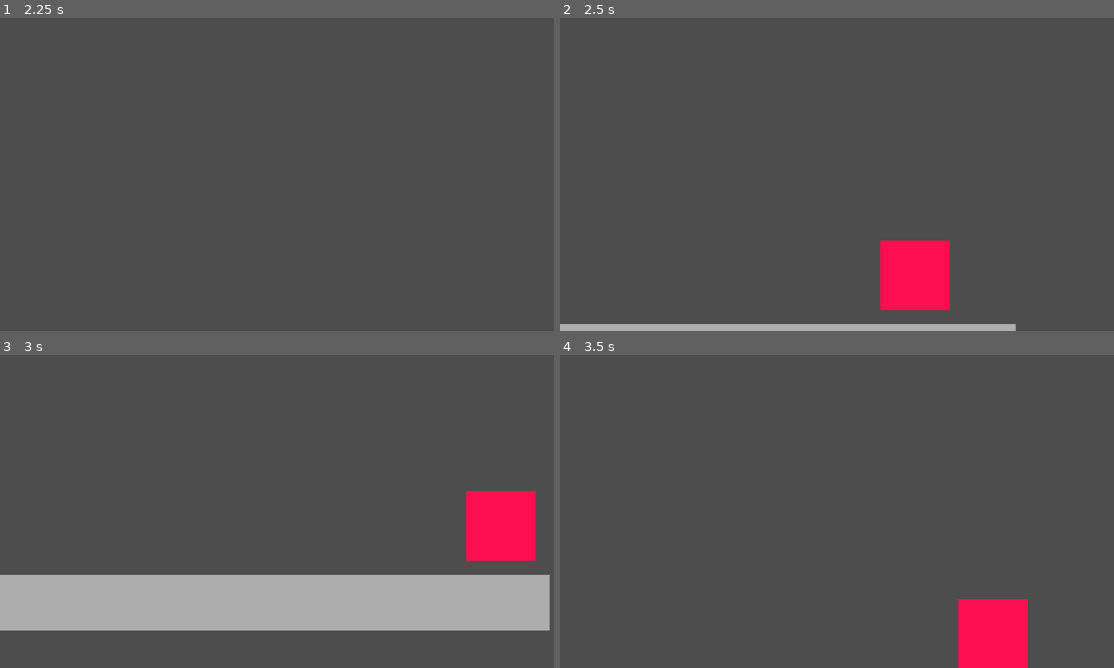
Above: before the commit, frames 1-4 (two rows, left to right).
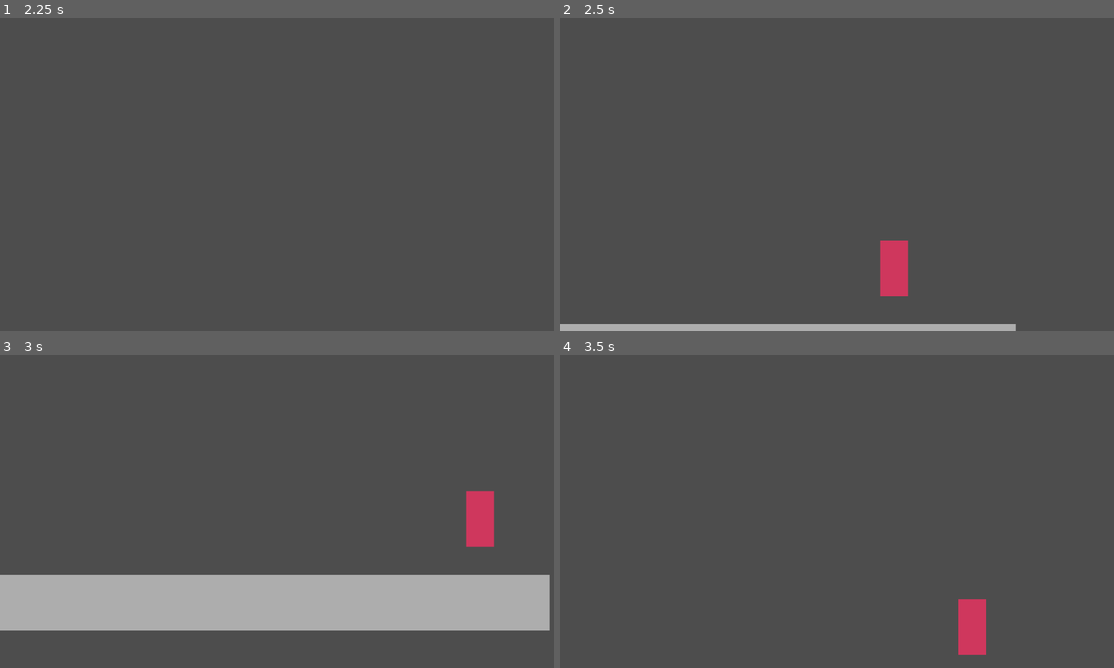
Above: after the commit, the same moments.

Repository: s29741-pj/SGD_DropPod
Game: Godot game, scene res://scenes/main.tscn
Two runs of this game, one before a commit and one after it. Both use one fixed random seed, a clock stepped at 60 frames per second and the inputs below.
Inputs (mouse positions are in pixels of both pictures, inside the frame that each line leads up to):
- Up to frame 1 (2.25 s): tap Enter (ui_accept) at 0.5, 0.77, 1.25, 1.52, 2 s; move the mouse to (398, 158) at 0.52 s; hold Right (ui_right) 0.53-2.03 s; tap Q (switch_weapon) at 0.6, 1.35, 2.1 s; move the mouse to (166, 190) at 1.27 s; move the mouse to (332, 105) at 2.02 s; hold Left (ui_left) from 2.03 s (still down)
- Up to frame 2 (2.5 s): keep holding Left (ui_left)
- Up to frame 3 (3 s): move the mouse to (249, 574) at 2.77 s; release Left (ui_left) at 2.78 s; hold Right (ui_right) from 2.78 s (still down); tap Q (switch_weapon) at 2.85 s
- Up to frame 4 (3.5 s): keep holding Right (ui_right); tap Enter (ui_accept) at 3.02 s

Frame 1 is identical in both runs. In frame 2, 2.8% of the frame differs, in the area x 57-71%, y 71-94%; in frame 3, 2.8%, in the area x 84-97%, y 43-66%; in frame 4, 2.8%.

Commit message:
melee, patrol improvement

Diff:
--- /dev/null
+++ b/scenes/collision_shape_2d.gd
@@ -0,0 +1,10 @@
+extends Area2D
+
+func _ready():
+	body_entered.connect(_on_body_entered)
+	await get_tree().create_timer(0.15).timeout
+	queue_free()
+
+func _on_body_entered(body):
+	if body.has_method("take_damage"):
+		body.take_damage(2)
--- a/scenes/color_rect.gd
+++ /dev/null
@@ -1,11 +0,0 @@
-extends ColorRect
-
-
-# Called when the node enters the scene tree for the first time.
-func _ready() -> void:
-	pass # Replace with function body.
-
-
-# Called every frame. 'delta' is the elapsed time since the previous frame.
-func _process(delta: float) -> void:
-	pass
--- /dev/null
+++ b/scenes/color_rect_muzzle.gd
@@ -0,0 +1,5 @@
+extends ColorRect
+
+func _ready():
+	await get_tree().create_timer(0.05).timeout
+	queue_free()
--- a/scenes/enemy.tscn
+++ b/scenes/enemy.tscn
@@ -1,7 +1,6 @@
 [gd_scene format=3 uid="uid://cqfeili5j8v5f"]
 
 [ext_resource type="Script" uid="uid://dxuy5xr5414bb" path="res://scenes/enemy.gd" id="1_md0e3"]
-[ext_resource type="Script" uid="uid://b8j18500th1ld" path="res://scenes/color_rect.gd" id="2_4ra3w"]
 
 [sub_resource type="RectangleShape2D" id="RectangleShape2D_8tegq"]
 size = Vector2(16, 32)
@@ -14,15 +13,13 @@
 [node name="CollisionShape2D" type="CollisionShape2D" parent="." unique_id=266948570]
 shape = SubResource("RectangleShape2D_8tegq")
 
-[node name="ColorRect" type="ColorRect" parent="." unique_id=1321816521]
-custom_minimum_size = Vector2(16, 32)
-offset_left = -8.0
-offset_top = -16.0
-offset_right = 32.0
-offset_bottom = 24.0
-color = Color(0.9918147, 0.06046655, 0.30888042, 1)
-script = ExtResource("2_4ra3w")
-
 [node name="FloorDetector" type="RayCast2D" parent="." unique_id=1484633901]
 position = Vector2(10, 0)
 target_position = Vector2(0, 40)
+
+[node name="ColorRect" type="ColorRect" parent="." unique_id=102411570]
+offset_left = -8.0
+offset_top = -16.0
+offset_right = 8.0
+offset_bottom = 16.0
+color = Color(0.81239235, 0.21402696, 0.364407, 1)
--- a/scenes/main.tscn
+++ b/scenes/main.tscn
@@ -5,6 +5,7 @@
 [ext_resource type="PackedScene" uid="uid://dcfurxm5arnj1" path="res://scenes/bullet.tscn" id="3_sugp2"]
 [ext_resource type="PackedScene" uid="uid://dd3f308rvmq4n" path="res://scenes/muzzle_flash.tscn" id="4_jyhfs"]
 [ext_resource type="PackedScene" uid="uid://cqfeili5j8v5f" path="res://scenes/enemy.tscn" id="5_tbgi4"]
+[ext_resource type="PackedScene" uid="uid://duvx5bqv1gl4m" path="res://scenes/melee_hitbox.tscn" id="5_tefeu"]
 
 [sub_resource type="RectangleShape2D" id="RectangleShape2D_0wfyh"]
 size = Vector2(640, 32)
@@ -18,6 +19,7 @@
 script = ExtResource("2_0wfyh")
 bullet_scene = ExtResource("3_sugp2")
 muzzle_flash_scene = ExtResource("4_jyhfs")
+melee_hitbox_scene = ExtResource("5_tefeu")
 
 [node name="Camera2D" type="Camera2D" parent="Player" unique_id=985269263]
 position_smoothing_enabled = true
--- /dev/null
+++ b/scenes/melee_hitbox.tscn
@@ -0,0 +1,12 @@
+[gd_scene format=3 uid="uid://duvx5bqv1gl4m"]
+
+[ext_resource type="Script" uid="uid://uqqgeujfub1o" path="res://scenes/collision_shape_2d.gd" id="1_147gh"]
+
+[sub_resource type="RectangleShape2D" id="RectangleShape2D_badyc"]
+size = Vector2(24, 20)
+
+[node name="MeleeHitbox" type="Area2D" unique_id=1490672177]
+script = ExtResource("1_147gh")
+
+[node name="CollisionShape2D" type="CollisionShape2D" parent="." unique_id=1815186945]
+shape = SubResource("RectangleShape2D_badyc")
--- a/scenes/muzzle_flash.tscn
+++ b/scenes/muzzle_flash.tscn
@@ -1,14 +1,13 @@
 [gd_scene format=3 uid="uid://dd3f308rvmq4n"]
 
-[ext_resource type="Script" uid="uid://bjy2n2jbk3epe" path="res://color_rect.gd" id="1_r2kf7"]
+[ext_resource type="Script" uid="uid://b8j18500th1ld" path="res://scenes/color_rect_muzzle.gd" id="1_r2kf7"]
 
 [node name="MuzzleFlash" type="Node2D" unique_id=597151771]
 
-[node name="ColorRect" type="ColorRect" parent="." unique_id=1155456654]
-custom_minimum_size = Vector2(8, 8)
+[node name="ColorRect" type="ColorRect" parent="." unique_id=490891486]
 offset_left = -4.0
 offset_top = -4.0
-offset_right = 36.0
-offset_bottom = 36.0
+offset_right = 4.0
+offset_bottom = 4.0
 color = Color(1, 0.84313726, 0, 1)
 script = ExtResource("1_r2kf7")
--- a/scenes/player.gd
+++ b/scenes/player.gd
@@ -8,6 +8,7 @@
 
 @export var bullet_scene: PackedScene
 @export var muzzle_flash_scene: PackedScene
+@export var melee_hitbox_scene: PackedScene
 
 var can_shoot = true
 var fuel = FUEL_MAX
@@ -80,7 +81,14 @@
 
 func fire_melee():
 	can_shoot = false
-	print("ATAK WRECZEM")
+	var hitbox = melee_hitbox_scene.instantiate()
+	var facing = 1.0
+	if velocity.x < 0:
+		facing = -1.0
+	hitbox.position = global_position + Vector2(20.0 * facing, 0)
+	hitbox.collision_layer = 3
+	hitbox.collision_mask = 2
+	get_parent().add_child(hitbox)
 	await get_tree().create_timer(0.4).timeout
 	can_shoot = true
 
Not shown, added: scenes/collision_shape_2d.gd.uid
Renamed: color_rect.gd -> scenes/color_rect_enemy.gd
Renamed: color_rect.gd.uid -> scenes/color_rect_enemy.gd.uid
Renamed: scenes/color_rect.gd.uid -> scenes/color_rect_muzzle.gd.uid
